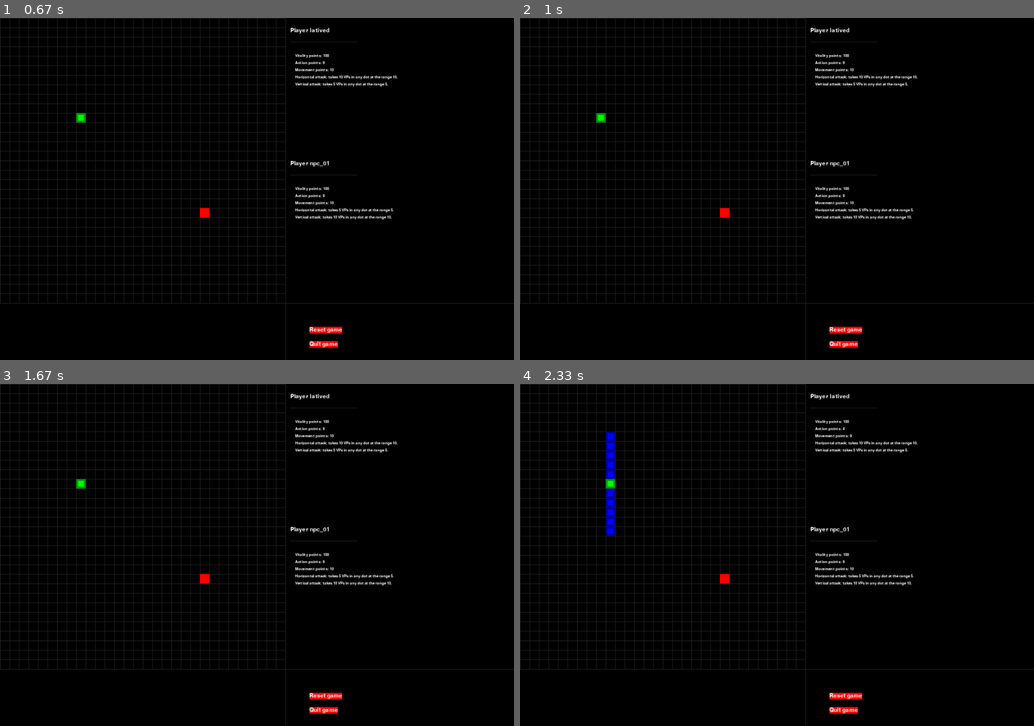
Above: before the commit, frames 1-4 (two rows, left to right).
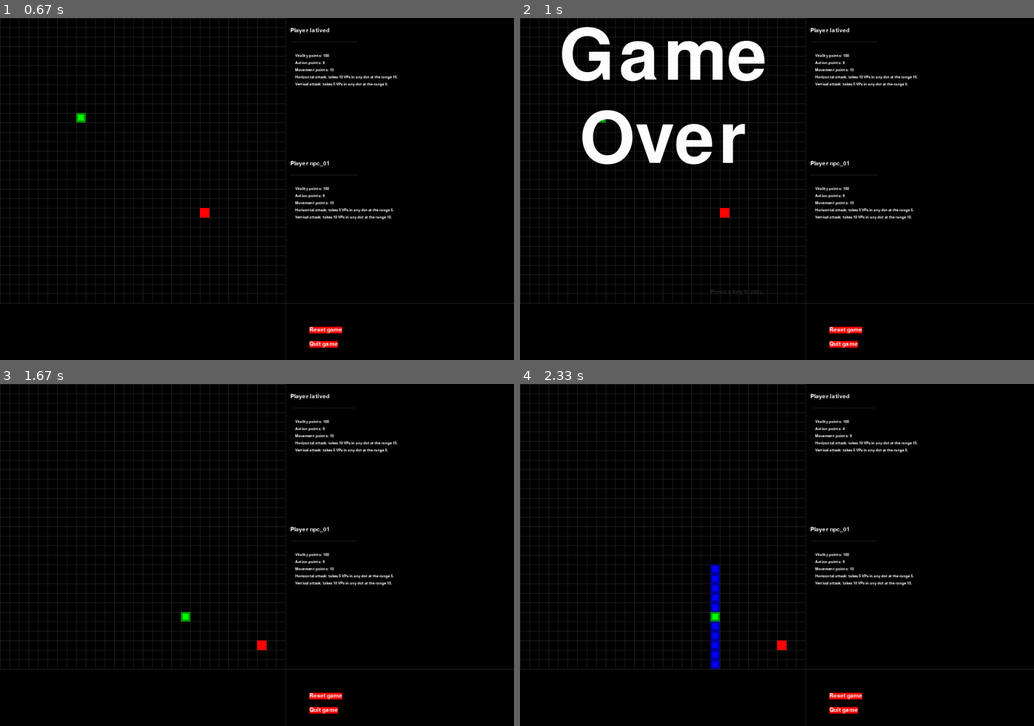
Above: after the commit, the same moments.

Repository: latived/ia2-p1
Game: pygame game, started from game.py
The game is run twice, just before and just after one commit, with the same random seed, the same clock (stepped at 60 frames per second) and the same inputs.
Inputs (mouse positions are in pixels of both pictures, inside the frame that each line leads up to):
- Up to frame 1 (0.67 s): tap Space at 0.33 s
- Up to frame 2 (1 s): click (843, 329) at 0.75 s
- Up to frame 3 (1.67 s): tap Space at 1.07, 1.57 s
- Up to frame 4 (2.33 s): hold Right from 2.17 s (still down); tap Space at 2.23 s; tap V at 2.32 s

Frame 1 is identical in both runs. In frame 2, 4.9% of the frame differs, in the area x 8-48%, y 2-81%; in frame 3, 0.2%; in frame 4, 1.3%.

Commit message:
Implemented reset game option; modified a few method names.

Diff:
--- a/game.py
+++ b/game.py
@@ -27,10 +27,10 @@
     G_RESET_SURF, G_RESET_RECT = makeText(G_BASIC_FONT, 'Reset game', TEXTCOLOR, TILECOLOR, BOARD_WIDTH + 50, BOARD_HEIGHT + 50)
     G_QUIT_SURF, G_QUIT_RECT = makeText(G_BASIC_FONT, 'Quit game', TEXTCOLOR, TILECOLOR, BOARD_WIDTH + 50, BOARD_HEIGHT + 80)
 
-    showStartScreen()
+    drawStartScreen()
     while True:
         runGame()
-        showGameOverScreen()
+        drawGameOverScreen()
 
 
 def runGame():
@@ -67,6 +67,8 @@
                 if event.type == MOUSEBUTTONUP:
                     if G_QUIT_RECT.collidepoint(event.pos):
                         terminate()
+                    elif G_RESET_RECT.collidepoint(event.pos):
+                        return
                 elif event.type == QUIT:
                     terminate()
                 elif event.type == KEYDOWN:
@@ -323,7 +325,7 @@
     return keyUpEvents[0].key
 
 
-def showStartScreen():
+def drawStartScreen():
     titleFont = pygame.font.Font('freesansbold.ttf', 100)
     titleSurf1 = titleFont.render('DotAtk!!', True, WHITE, DARKGREEN)
     titleSurf2 = titleFont.render('DotAtk!!', True, GREEN)
@@ -374,7 +376,10 @@
     return {'x' : x, 'y': y}
 
 
-def showGameOverScreen():
+def drawGameOverScreen():
+
+    print('GAME OVER, FRIEND.')
+
     gameOverFont = pygame.font.Font('freesansbold.ttf', 150)
     gameSurf = gameOverFont.render('Game', True, WHITE)
     overSurf = gameOverFont.render('Over', True, WHITE)
